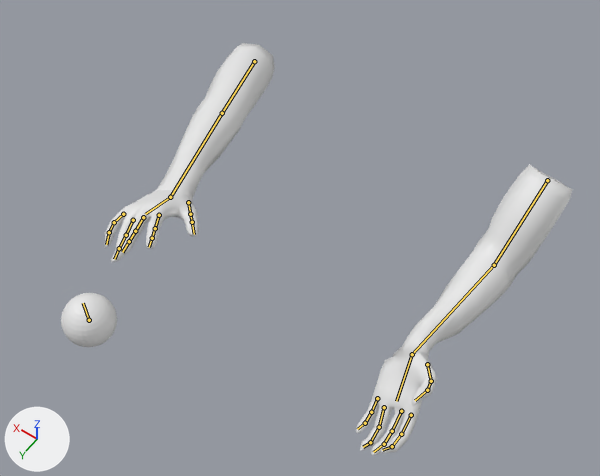
The Blender file Art/personnages/hand.blend as it was, and as the next commit left it.
Both versions are drawn from a 50 mm camera at (-11.7, 22.5, 26.8) aimed at (-0.5, 6.8, 2.1). The lights are fixed; the arrows at lower left show +X, +Y and +Z. The older version comes first. Both versions are drawn at frame 17 of the action 'ArmatureAction'; the numbers are the values there. The bones that bend it are drawn over the model as lines.

The first picture shows 'Sphere', 'hand'.
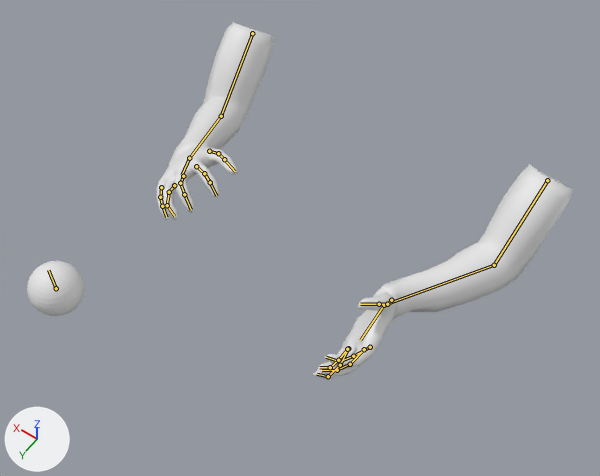
Changed parts and their boxes (x1, y1, x2, y2) in the pictures (600 x 476 px):
'hand', posed (11% narrower, 13% shorter)
    before: (104, 43, 573, 455)
    after: (156, 22, 573, 379)
'Sphere', posed
    before: (61, 293, 117, 347)
    after: (27, 261, 85, 316)
bone 'forearm.L', root to tip
    before: (494, 265) to (412, 354)
    after: (494, 265) to (384, 305)
bone 'arm.R', root to tip
    before: (254, 61) to (222, 113)
    after: (252, 33) to (221, 116)
bone 'forearm.R', root to tip
    before: (222, 113) to (170, 197)
    after: (221, 116) to (189, 158)
bone 'forearm.001.R', root to tip
    before: (170, 197) to (145, 214)
    after: (189, 158) to (182, 174)
bone 'index.001.R', root to tip
    before: (159, 215) to (155, 228)
    after: (196, 166) to (204, 173)
bone 'index.002.R', root to tip
    before: (155, 228) to (152, 238)
    after: (204, 173) to (210, 182)
bone 'index.003.R', root to tip
    before: (152, 238) to (149, 247)
    after: (210, 182) to (216, 195)
bone 'middle.001.R', root to tip
    before: (143, 217) to (135, 231)
    after: (183, 176) to (180, 183)
bone 'middle.002.R', root to tip
    before: (135, 231) to (129, 241)
    after: (180, 183) to (184, 194)
bone 'middle.003.R', root to tip
    before: (129, 241) to (122, 252)
    after: (184, 194) to (191, 209)
bone 'ring.001.R', root to tip
    before: (133, 220) to (126, 235)
    after: (174, 185) to (169, 192)
bone 'ring.002.R', root to tip
    before: (126, 235) to (119, 248)
    after: (169, 192) to (167, 205)
bone 'ring.003.R', root to tip
    before: (119, 248) to (114, 259)
    after: (167, 205) to (174, 216)
bone 'pinky.001.R', root to tip
    before: (123, 214) to (114, 222)
    after: (161, 187) to (160, 197)
bone 'pinky.003.R', root to tip
    before: (109, 232) to (106, 244)
    after: (162, 206) to (166, 217)
bone 'thumb.001.R', root to tip
    before: (188, 202) to (190, 214)
    after: (209, 151) to (218, 153)
bone 'thumb.002.R', root to tip
    before: (190, 214) to (192, 222)
    after: (218, 153) to (224, 159)
bone 'thumb.003.R', root to tip
    before: (192, 222) to (194, 234)
    after: (224, 159) to (235, 171)
bone 'Bone', root to tip
    before: (89, 320) to (83, 303)
    after: (56, 288) to (48, 270)

The change in detail:
Bone 'forearm.L' (bone_forearm_l) turns from (13, -38, 8) to (22, 0, -4) degrees about its own x, y and z.
Bone 'arm.R' (bone_arm_r) moves from (0.04, 0.59, -1.44) to (0.0, 0.0, 0.0).
Bone 'arm.R' (bone_arm_r) turns from (25, 0, 14) to (-20, 0, 0) degrees about its own x, y and z.
Bone 'forearm.R' (bone_forearm_r) turns from (-28, -1, -15) to (38, -4, 4) degrees about its own x, y and z.
Bone 'forearm.001.R' (bone_forearm_001_r) turns from (28, -30, -14) to (4, -13, 12) degrees about its own x, y and z.
Bone 'index.001.R' (bone_index_001_r) turns from (15, -2, 1) to (19, -3, 6) degrees about its own x, y and z.
Bone 'index.002.R' (bone_index_002_r) turns from (-5, 2, 6) to (-17, 2, 5) degrees about its own x, y and z.
Bone 'index.003.R' (bone_index_003_r) turns from (7, 1, -6) to (-25, 4, 14) degrees about its own x, y and z.
Bone 'middle.001.R' (bone_middle_001_r) turns from (0, 0, 4) to (10, 1, -12) degrees about its own x, y and z.
Bone 'middle.002.R' (bone_middle_002_r) turns from (5, 0, -7) to (-16, 3, 17) degrees about its own x, y and z.
Bone 'middle.003.R' (bone_middle_003_r) turns from (6, 0, -4) to (-19, 3, 16) degrees about its own x, y and z.
Bone 'ring.001.R' (bone_ring_001_r) turns from (-9, 1, 10) to (10, 0, -17) degrees about its own x, y and z.
Bone 'ring.002.R' (bone_ring_002_r) turns from (7, 1, -1) to (-17, -2, 15) degrees about its own x, y and z.
Bone 'ring.003.R' (bone_ring_003_r) turns from (4, 1, -17) to (-14, 3, 31) degrees about its own x, y and z.
Bone 'pinky.001.R' (bone_pinky_001_r) turns from (3, 1, 3) to (2, 1, 7) degrees about its own x, y and z.
Bone 'pinky.003.R' (bone_pinky_003_r) turns from (-6, 0, 6) to (-2, 0, 3) degrees about its own x, y and z.
Bone 'thumb.001.R' (bone_thumb_001_r) turns from (3, 28, 13) to (10, 28, 10) degrees about its own x, y and z.
Bone 'thumb.002.R' (bone_thumb_002_r) turns from (7, -3, -1) to (-10, -3, 0) degrees about its own x, y and z.
Bone 'thumb.003.R' (bone_thumb_003_r) turns from (6, -1, -4) to (-8, -1, 2) degrees about its own x, y and z.
Bone 'Bone' (bone_bone) moves from (-4.196, -0.962, -3.109) to (-3.064, 0.002, -3.195).
